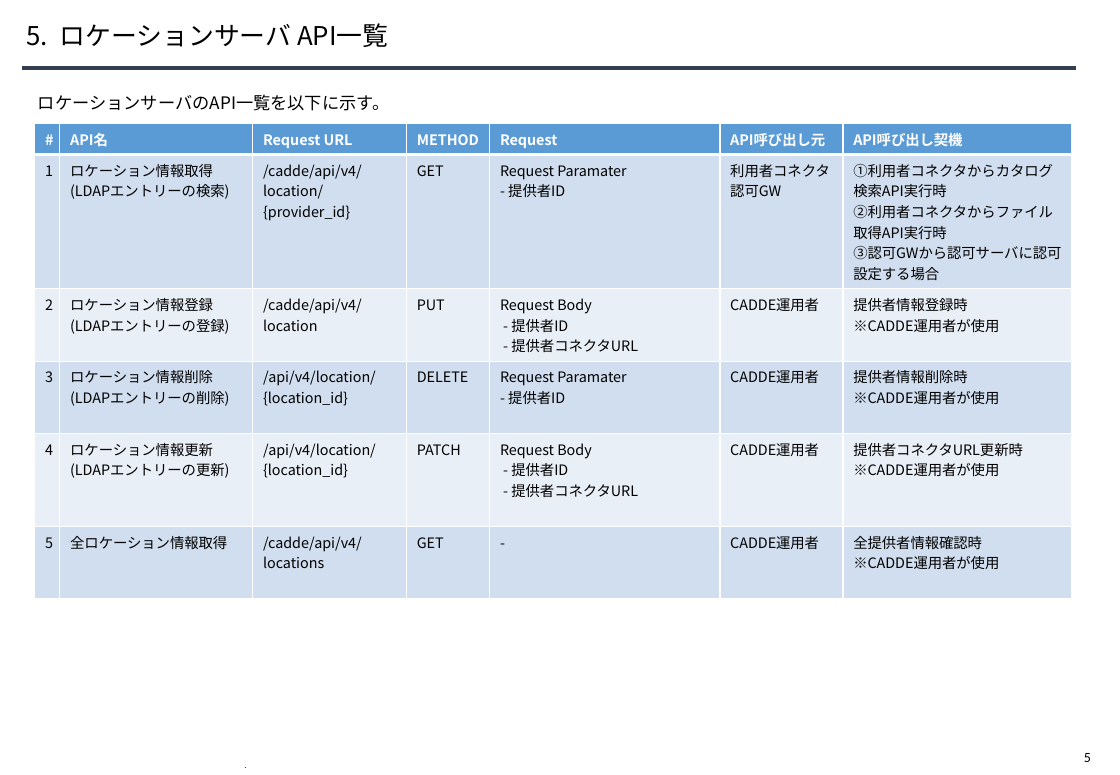
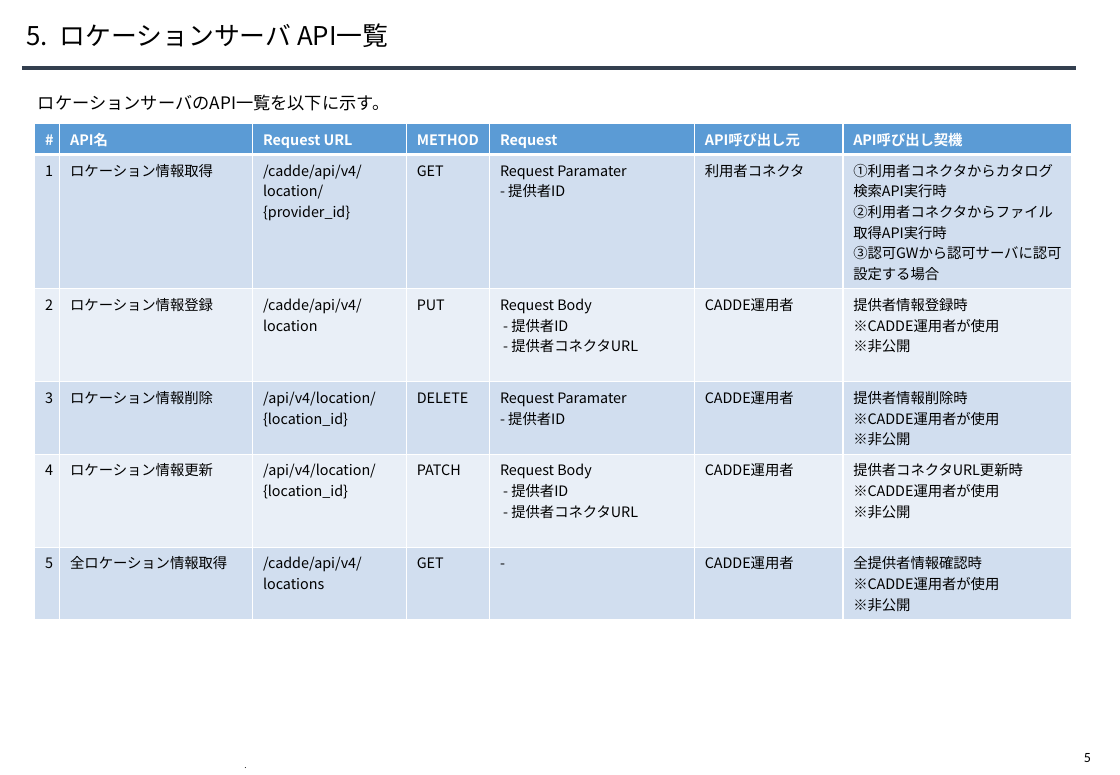
Before and after one commit to CADDE-sip/documents, a slide deck: slide 6 of doc/3/50_V4_機能アーキテクチャ/50_V4_設計書_ロケーションサービス/30_CADDE_ロケーションサーバ設計書_202303.pptx. Drawn at 1120x775 pixels with LibreOffice and Linux fonts; fonts in the diff are those of the drawing. Boxes give left, top, right and bottom in pixels: in the first picture for what was removed or moved away, otherwise in the second. Text is boxed around its words. In the diff, an @@ line names an element or a change of style, - is before the commit and + after.

```diff
--- a/doc/3/50_V4_機能アーキテクチャ/50_V4_設計書_ロケーションサービス/30_CADDE_ロケーションサーバ設計書_202303.pptx
+++ b/doc/3/50_V4_機能アーキテクチャ/50_V4_設計書_ロケーションサービス/30_CADDE_ロケーションサーバ設計書_202303.pptx
@@ table at (35, 123, 1072, 615) @@
-row 2, column 2: ロケーション情報取得 / (LDAPエントリーの検索)
+row 2, column 2: ロケーション情報取得
-row 2, column 6: 利用者コネクタ / 認可GW
+row 2, column 6: 利用者コネクタ
-row 3, column 2: ロケーション情報登録 / (LDAPエントリーの登録)
+row 3, column 2: ロケーション情報登録
-row 3, column 7: 提供者情報登録時 / ※CADDE運用者が使用
+row 3, column 7: 提供者情報登録時 / ※CADDE運用者が使用 / ※非公開
-row 4, column 2: ロケーション情報削除 / (LDAPエントリーの削除)
+row 4, column 2: ロケーション情報削除
-row 4, column 7: 提供者情報削除時 / ※CADDE運用者が使用
+row 4, column 7: 提供者情報削除時 / ※CADDE運用者が使用 / ※非公開
-row 5, column 2: ロケーション情報更新 / (LDAPエントリーの更新)
+row 5, column 2: ロケーション情報更新
-row 5, column 7: 提供者コネクタURL更新時 / ※CADDE運用者が使用
+row 5, column 7: 提供者コネクタURL更新時 / ※CADDE運用者が使用 / ※非公開
-row 6, column 7: 全提供者情報確認時 / ※CADDE運用者が使用
+row 6, column 7: 全提供者情報確認時 / ※CADDE運用者が使用 / ※非公開
```
Also in this commit, not shown: 6 other slides changed, 18 other files.
